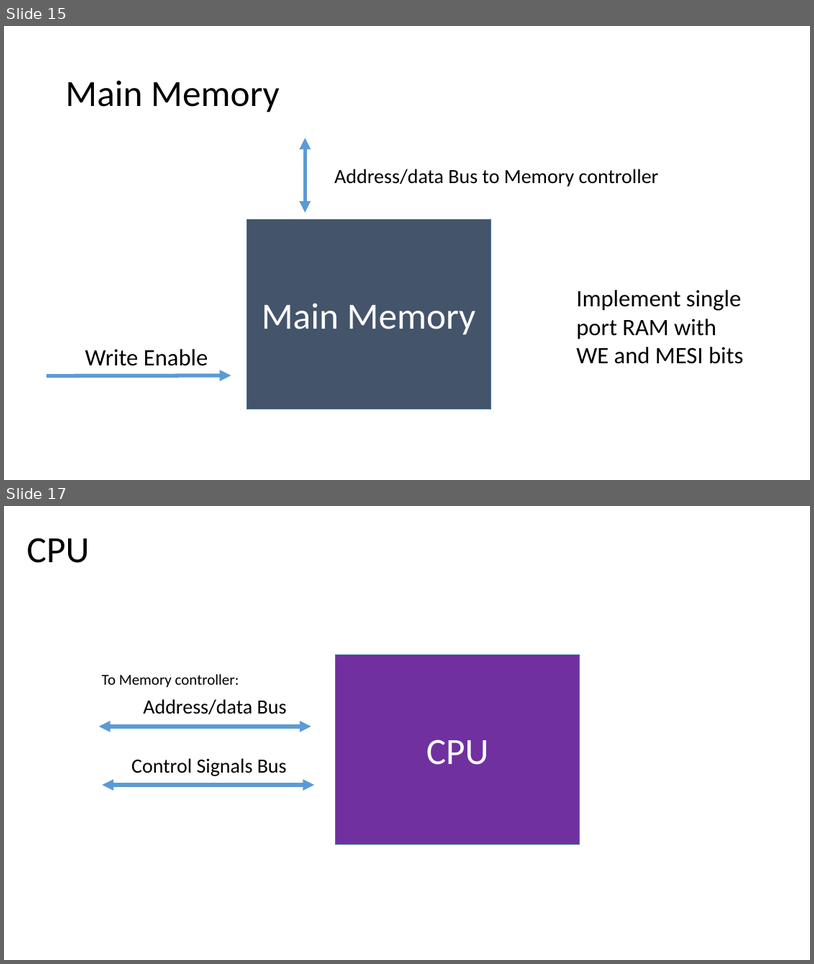
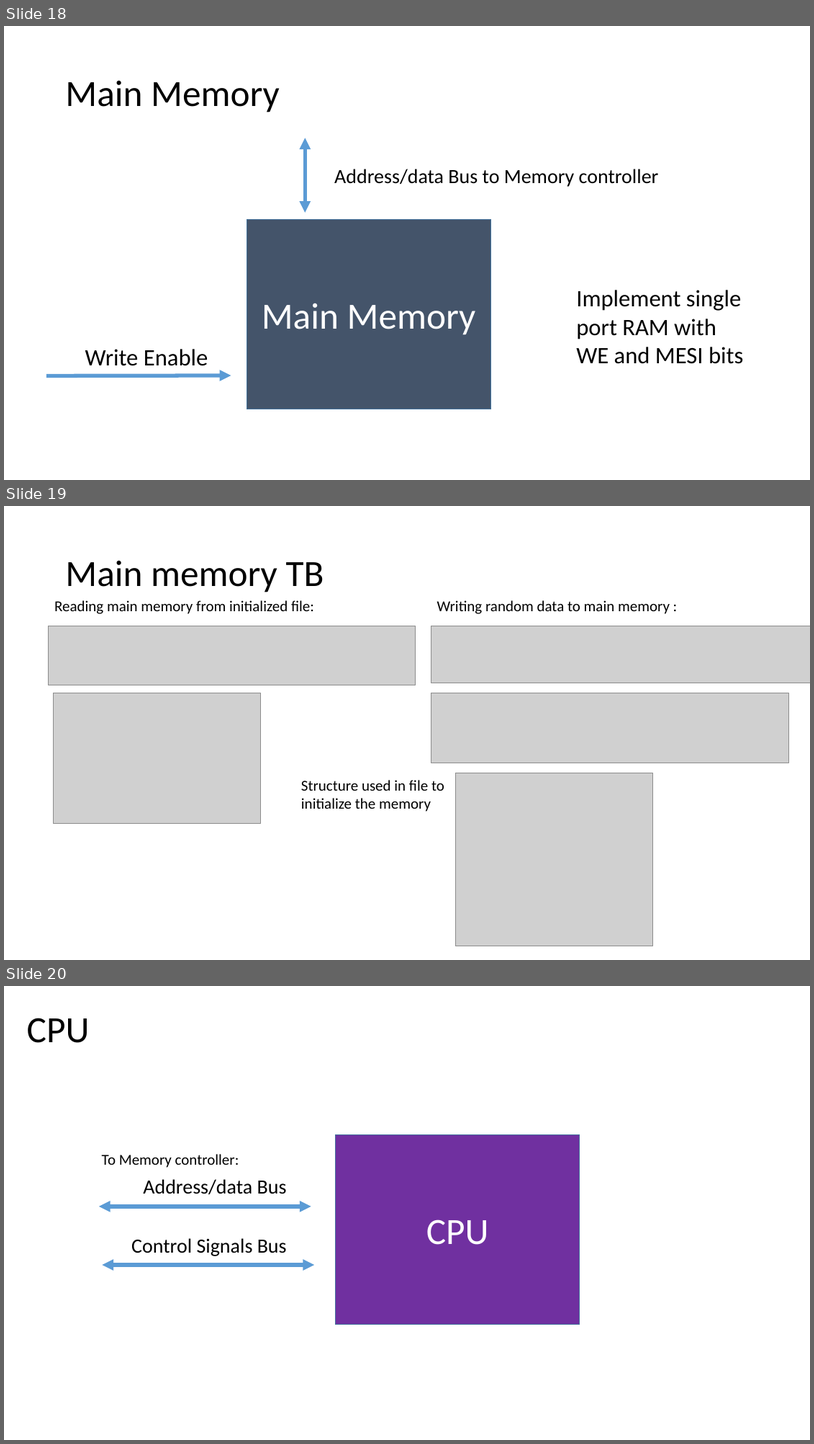
Before and after one commit to md710644/finalarquicompu, a slide deck: Diseno_final_arq.pptx. Shown one above the other, each under a label of ours: slides 15 and 17 before the commit, slides 18, 19 and 20 after it; the slides between them are not shown. The pictures are 814x964 and 814x1444 pixels, drawn with LibreOffice and Linux fonts; fonts in the diff are those of the drawing; grey boxes stand for pictures. Boxes give left, top, right and bottom in pixels: in the first picture for what was removed or moved away, otherwise in the second. Text is boxed around its words. In the diff, an @@ line names an element or a change of style, - is before the commit and + after.

```diff
--- a/Diseno_final_arq.pptx
+++ b/Diseno_final_arq.pptx
@@ slide 19 added at box(4, 506, 810, 960), background #FFFFFF @@
@@ title added at box(65, 560, 324, 592), 44 pt, text #000000 @@
+Main memory TB
@@ text added at box(54, 600, 314, 614), 18 pt, text #000000 @@
+Reading main memory from initialized file:
@@ text added at box(437, 600, 670, 614), 18 pt, text #000000 @@
+Writing random data to main memory :
@@ picture added at box(49, 626, 416, 685) @@
@@ picture added at box(431, 626, 810, 682) @@
@@ picture added at box(54, 693, 260, 823) @@
@@ picture added at box(431, 693, 790, 762) @@
@@ text added at box(301, 780, 445, 811), 18 pt, text #000000 @@
+Structure used in file to initialize the memory
@@ picture added at box(455, 773, 653, 946) @@
@@ what was slide 15 is now slide 18 @@
@@ what was slide 17 is now slide 20 @@
```
Also in this commit, not shown: 1 slide changed, 6 other slides added, 1 slide removed, 11 other files.
